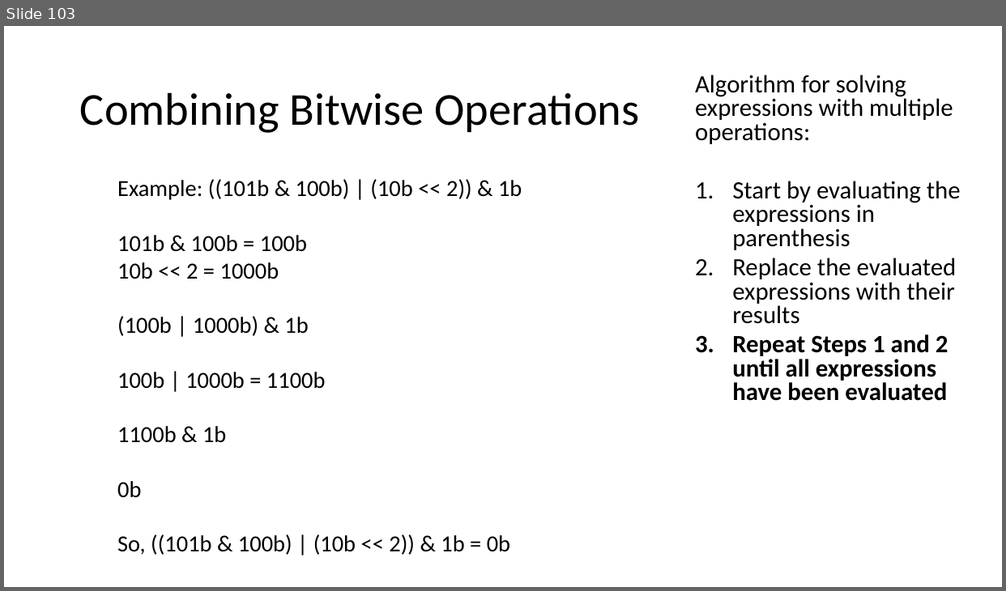
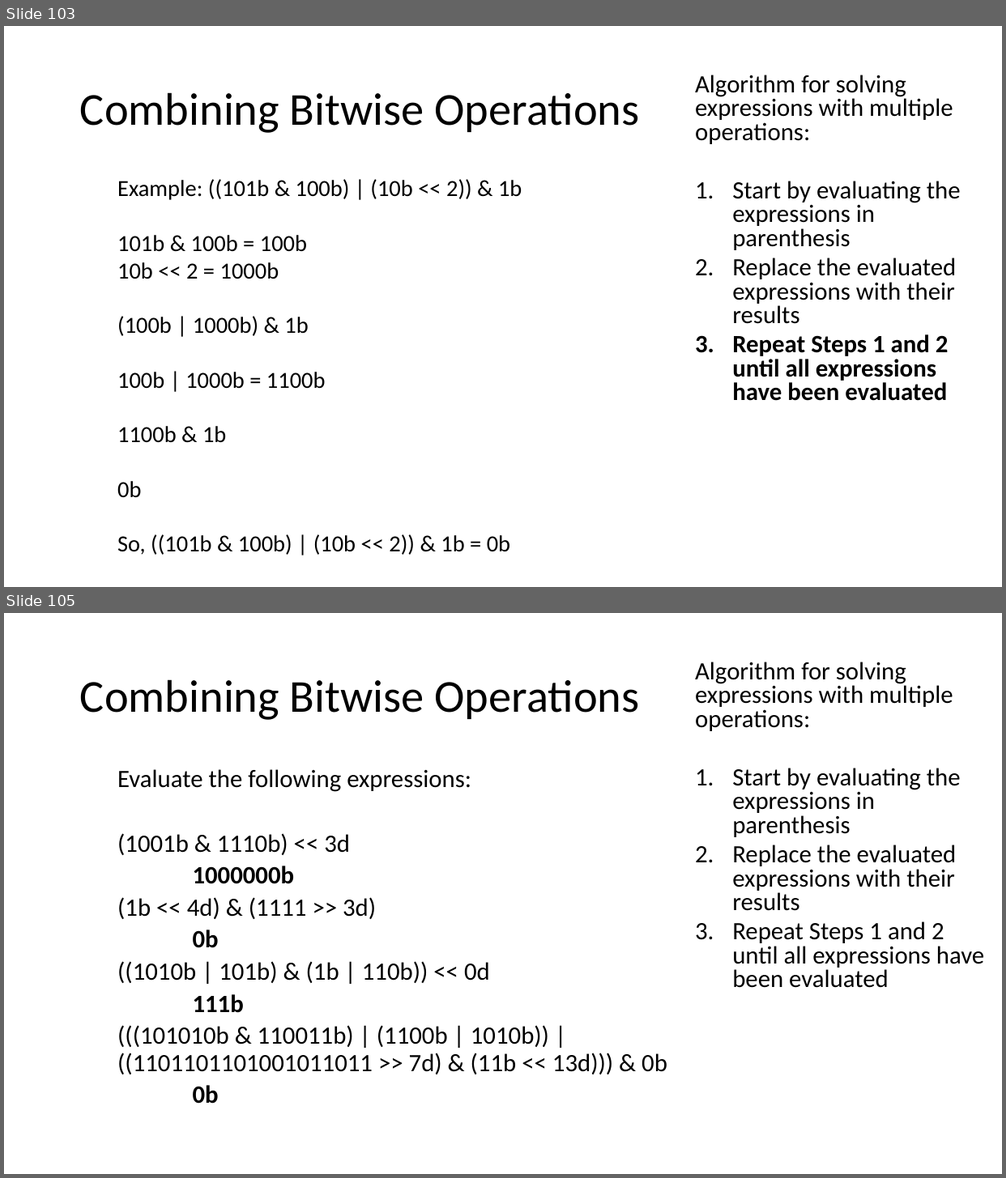
Before and after one commit to MrJoshGross/Course-Curricular-Material, a slide deck: wip/Lecture 5 - More Bitwise Operators.pptx. Shown one above the other, each under a label of ours: slide 103 before the commit, slides 103 and 105 after it; the slides between them are not shown. The pictures are 1006x591 and 1006x1178 pixels, drawn with LibreOffice and Linux fonts; fonts in the diff are those of the drawing. Boxes give left, top, right and bottom in pixels: in the first picture for what was removed or moved away, otherwise in the second. Text is boxed around its words. In the diff, an @@ line names an element or a change of style, - is before the commit and + after.

```diff
--- a/wip/Lecture 5 - More Bitwise Operators.pptx
+++ b/wip/Lecture 5 - More Bitwise Operators.pptx
@@ slide 105 added at (x1=4, y1=613, x2=1002, y2=1174), background #FFFFFF @@
@@ title added at (x1=80, y1=679, x2=640, y2=720), 44 pt, text #000000 @@
+Combining Bitwise Operations
@@ text added at (x1=695, y1=662, x2=984, y2=988), 24 pt, text #000000 @@
+  Algorithm for solving expressions with multiple operations:
+  1. Start by evaluating the expressions in parenthesis
+  2. Replace the evaluated expressions with their results
+  3. Repeat Steps 1 and 2 until all expressions have been evaluated
@@ text added at (x1=117, y1=769, x2=667, y2=1104), 24 pt, text #000000 @@
+  Evaluate the following expressions:
+  (1001b & 1110b) << 3d
+  1000000b
+  (1b << 4d) & (1111 >> 3d)
+  0b
+  ((1010b | 101b) & (1b | 110b)) << 0d
+  111b
+  (((101010b & 110011b) | (1100b | 1010b)) | ((1101101101001011011 >> 7d) & (11b << 13d))) & 0b
+  0b
```
Also in this commit, not shown: 3 slides changed, 33 slides removed, 4 other files.
